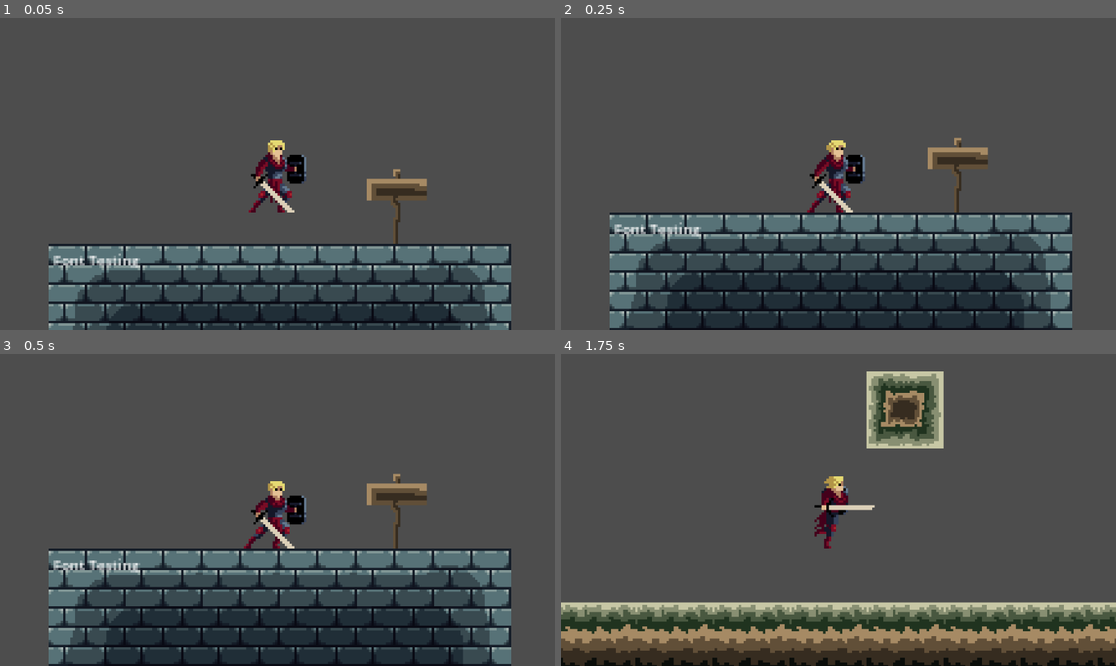
Above: before the commit, frames 1-4 (two rows, left to right).
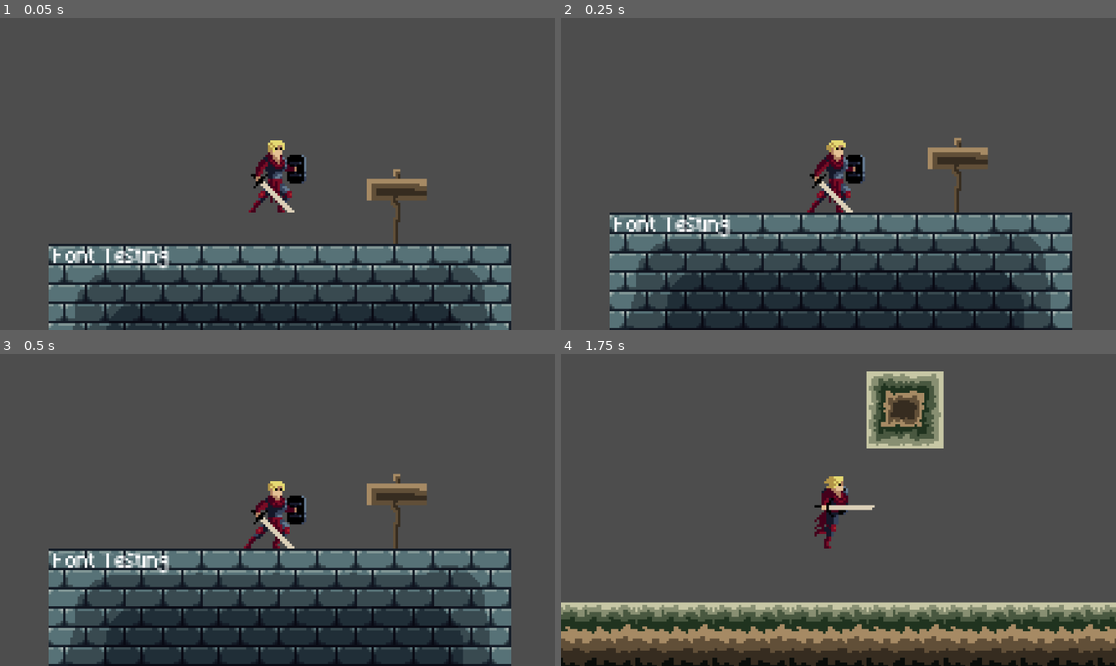
Above: after the commit, the same moments.

Repository: Burnablelemming/EvergroveStudios
Game: Godot game, scene res://scenes/world.tscn
Same seed, same stepped clock (60 frames per second), same inputs: the game is played once before the commit and once after it.
Inputs:
- Up to frame 1 (0.05 s): no input
- Up to frame 2 (0.25 s): no input
- Up to frame 3 (0.5 s): no input
- Up to frame 4 (1.75 s): hold Right (ui_right) from 0.53 s (still down); tap Up (ui_up) at 0.77, 1.52 s

The runs differ from the first frame. In frame 1, 0.7% of the frame differs, in the area x 9-31%, y 73-81%; in frame 2, 0.7%; in frame 3, 0.7%; in frame 4, nothing differs.

Commit message:
Fixed the font issue
It has to do with the Oversampling property

Diff:
--- a/scenes/world.tscn
+++ b/scenes/world.tscn
@@ -1,7 +1,8 @@
-[gd_scene load_steps=3 format=3 uid="uid://cnnlncxt56nad"]
+[gd_scene load_steps=4 format=3 uid="uid://cnnlncxt56nad"]
 
 [ext_resource type="PackedScene" uid="uid://chmb3xpqij51n" path="res://scenes/32_map.tscn" id="1_qdemb"]
 [ext_resource type="PackedScene" uid="uid://cx7hg5k1kl0wt" path="res://scenes/player.tscn" id="2_wx21p"]
+[ext_resource type="FontFile" uid="uid://dsivsoereiobc" path="res://assets/themes/Legacy/Fonts/pixel.ttf" id="3_23jaa"]
 
 [node name="world" type="Node2D"]
 
@@ -21,5 +22,6 @@
 offset_top = 2.0
 offset_right = 190.0
 offset_bottom = 150.0
-theme_override_font_sizes/normal_font_size = 6
+theme_override_fonts/normal_font = ExtResource("3_23jaa")
+theme_override_font_sizes/normal_font_size = 8
 text = "Font Testing"
Binary file changed: assets/themes/Legacy/Dark.theme
